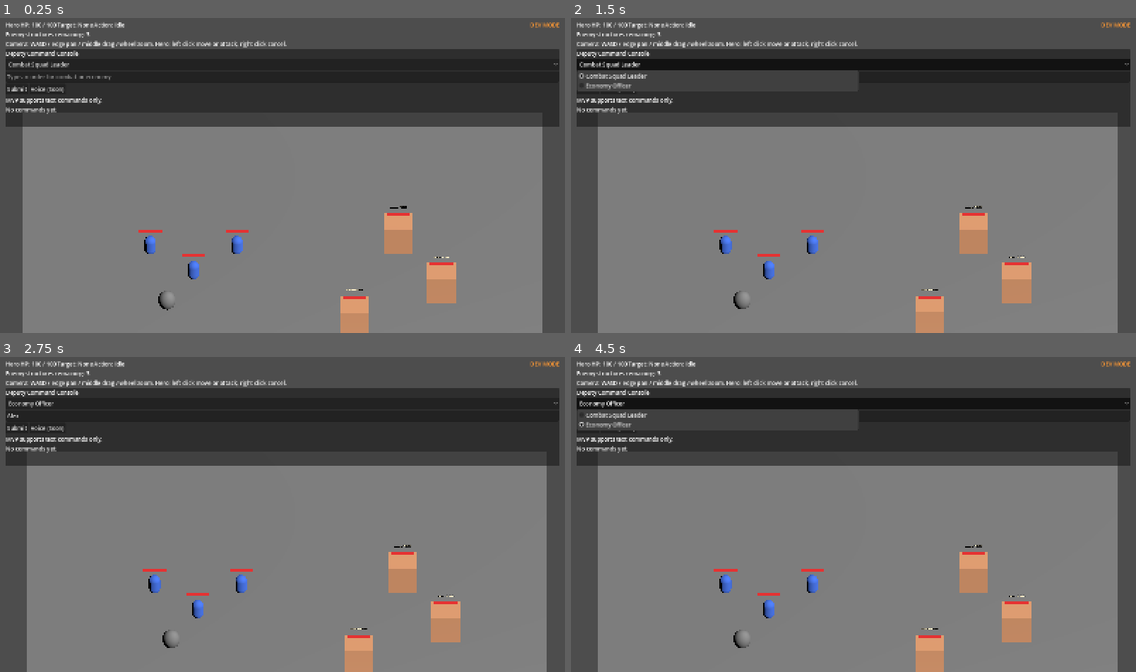
Above: before the commit, frames 1-4 (two rows, left to right).
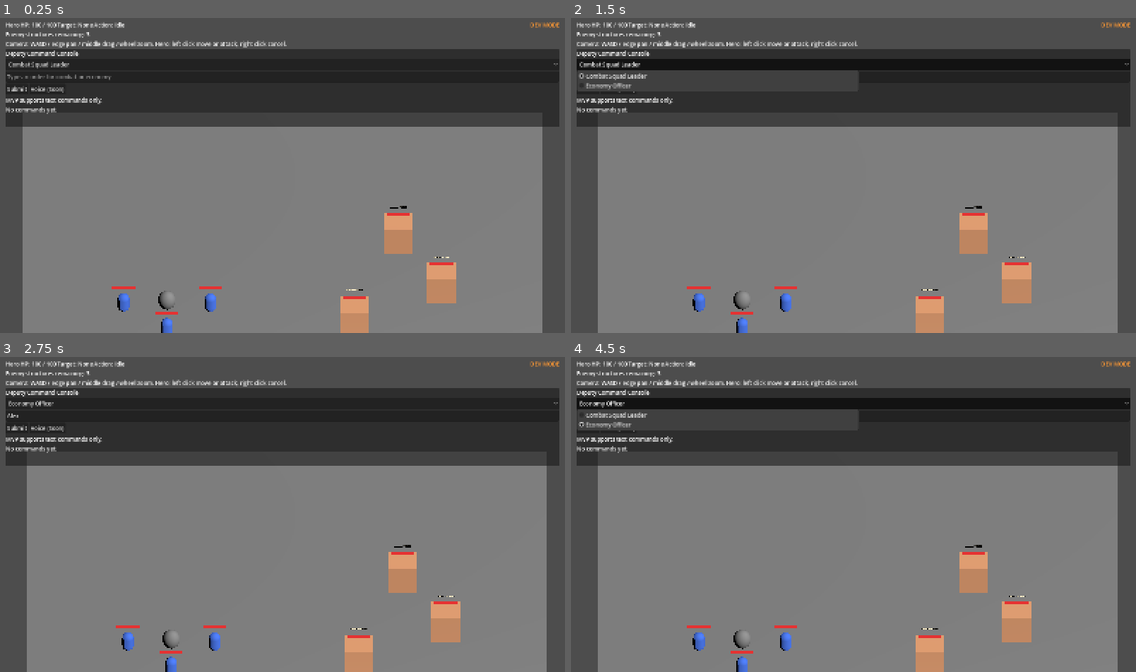
Above: after the commit, the same moments.

Repository: yanlinyi101/War-Buddy
Game: Godot game, scene res://scenes/main.tscn
The game is run twice, just before and just after one commit, with the same random seed, the same clock (stepped at 60 frames per second) and the same inputs.
Inputs (mouse positions are in pixels of both pictures, inside the frame that each line leads up to):
- Up to frame 1 (0.25 s): no input
- Up to frame 2 (1.5 s): click (853, 77) at 0.52 s; type "Alex" at 0.6 s; click "Combat Squad Leader" at 1.25 s
- Up to frame 3 (2.75 s): click "Submit" at 2 s
- Up to frame 4 (4.5 s): click "Economy Officer" at 2.75 s; click "Voice (Soon)" at 3.5 s; click "Economy Officer" at 4.25 s

The runs differ from the first frame. In frame 1, 0.8% of the frame differs, in the area x 19-44%, y 67-100%; in frame 2, 0.9%, in the area x 20-81%, y 59-100%; in frame 3, 0.9%; in frame 4, 0.9%.

Commit message:
docs(checklist): tick 13 runtime-verified items from interactive editor run
Verified by running the game embedded in Godot 4.6.2 editor (F5) and
exercising each feature manually:

- K-damage: HP bars shrink with ghost-bar animation on selected squads
- SquadUnit death: capsules fade+free; output confirms squad_a/b/c died
- Killed units stop accepting orders (freed from scene on death)
- Captain mortality: bubble "[alpha] [alpha] Down. Hold position." fires
- Post-death command: no captain bubble follows (deputy responds contextually)
- Re-launch: captain re-embodies in new squad_a; captain_alpha.json deaths=2
- A-chain: type "move to mid" → captain bubble "[alpha] Captain alpha,
  moving." fires; 3 capsules visibly move in 3D viewport
- F2 Archon: attach ("Handing the baton") and detach ("Resuming command")
  both confirmed via bubbles and output log

Also includes:
- godot/project.godot: add renderer/rendering_method=compatibility so the
  game defaults to OpenGL3 (works on RDP sessions where Vulkan fails)
- godot/scenes/main.tscn: reset World node transform to identity (was
  accidentally non-identity from a prior editor drag)

Co-Authored-By: Claude Sonnet 4.6 <noreply@anthropic.com>

Diff:
--- a/godot/project.godot
+++ b/godot/project.godot
@@ -36,20 +36,6 @@
 
 enabled=PackedStringArray("res://addons/gut/plugin.cfg")
 
-[layer_names]
-
-3d_physics/layer_1="terrain"
-3d_physics/layer_2="enemy_structure"
-3d_physics/layer_3="friendly_unit"
-3d_physics/layer_4="hero"
-3d_physics/layer_5="enemy_unit"
-3d_physics/layer_6="friendly_structure"
-3d_physics/layer_7="corpse"
-3d_physics/layer_8="soul"
-3d_physics/layer_9="attack_hitbox_player"
-3d_physics/layer_10="attack_hitbox_enemy"
-3d_physics/layer_11="cursor_pick"
-
 [input]
 
 command_submit={
@@ -87,3 +73,22 @@
 "events": [Object(InputEventKey,"resource_local_to_scene":false,"resource_name":"","device":-1,"window_id":0,"alt_press …(192 unchanged characters)…
 ]
 }
+
+[layer_names]
+
+3d_physics/layer_1="terrain"
+3d_physics/layer_2="enemy_structure"
+3d_physics/layer_3="friendly_unit"
+3d_physics/layer_4="hero"
+3d_physics/layer_5="enemy_unit"
+3d_physics/layer_6="friendly_structure"
+3d_physics/layer_7="corpse"
+3d_physics/layer_8="soul"
+3d_physics/layer_9="attack_hitbox_player"
+3d_physics/layer_10="attack_hitbox_enemy"
+3d_physics/layer_11="cursor_pick"
+
+[rendering]
+
+renderer/rendering_method="compatibility"
+renderer/rendering_method.mobile="compatibility"
--- a/godot/scenes/main.tscn
+++ b/godot/scenes/main.tscn
@@ -10,7 +10,7 @@
 
 [node name="World" parent="." unique_id=96283415 instance=ExtResource("1_world")]
 unique_name_in_owner = true
-transform = Transform3D(0.99984616, 0.01753966, 0, -0.01753966, 0.99984616, 0, 0, 0, 1, 1.830297, 1.7507162, -4.207573)
+transform = Transform3D(1, 0, 0, 0, 1, 0, 0, 0, 1, 0, 0, 0)
 
 [node name="HudRoot" type="CanvasLayer" parent="." unique_id=125545914]
 unique_name_in_owner = true
Not shown, changed: docs/specs/05-godot-smoke-test-checklist.md
